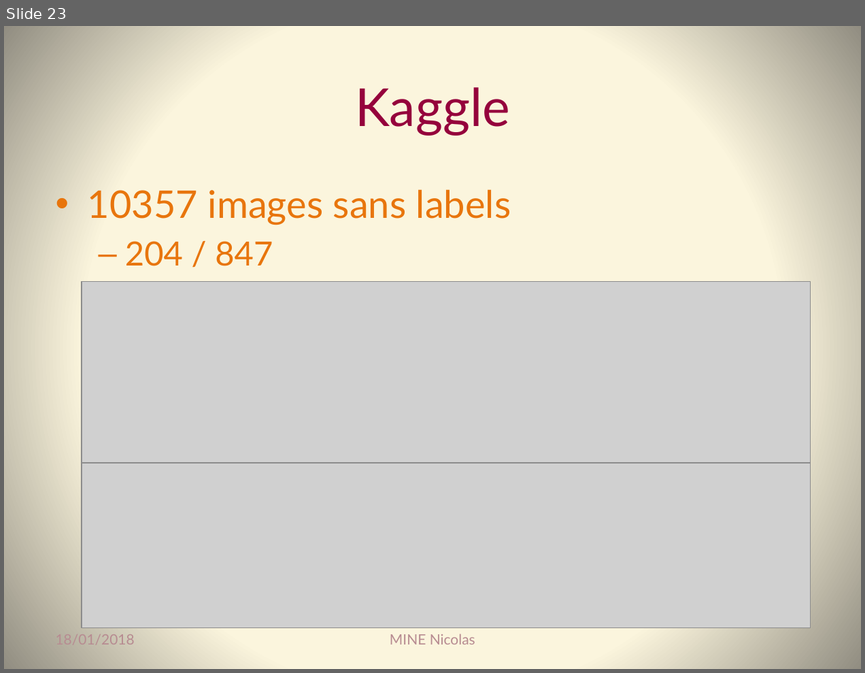
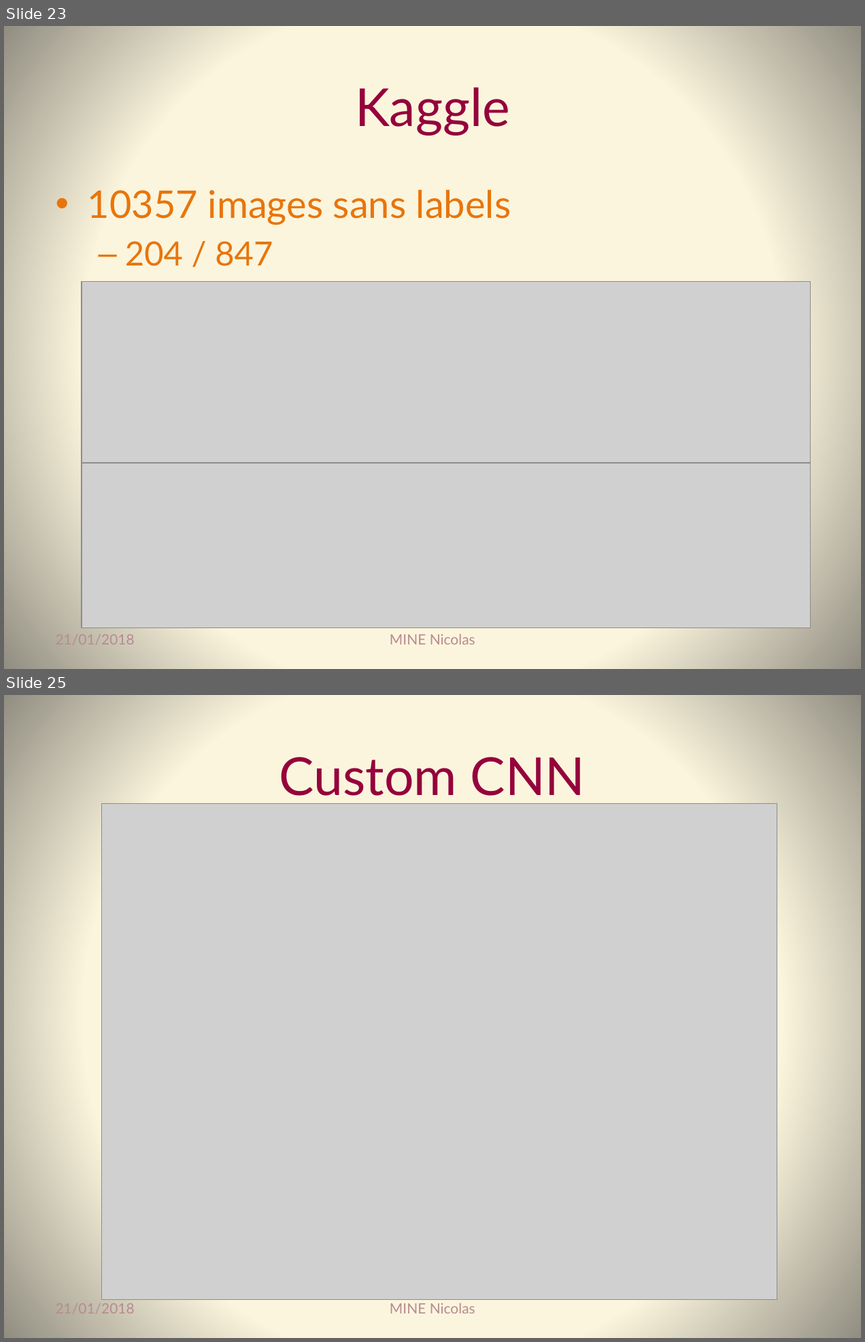
Before and after one commit to Coni63/OC_DS, a slide deck: P7/Presentation_p7.pptx. Shown one above the other, each under a label of ours: slide 23 before the commit, slides 23 and 25 after it; the slides between them are not shown. The pictures are 865x673 and 865x1342 pixels, drawn with LibreOffice and Linux fonts; fonts in the diff are those of the drawing; grey boxes stand for pictures. Boxes give left, top, right and bottom in pixels: in the first picture for what was removed or moved away, otherwise in the second. Text is boxed around its words. In the diff, an @@ line names an element or a change of style, - is before the commit and + after.

Commit message:
ajout du Custom_CNN et mise en place de la fiche de Synthèse

```diff
--- a/P7/Presentation_p7.pptx
+++ b/P7/Presentation_p7.pptx
@@ slide 25 added at box(4, 695, 861, 1338), background gradient #FCF7DD to #918E81 @@
@@ title added at box(279, 757, 585, 804), 44 pt, text #95023C @@
+Custom CNN
@@ picture added at box(102, 804, 777, 1299) @@
@@ text added at box(56, 1303, 135, 1313), 12 pt, text #B78C92 @@
+21/01/2018
@@ text added at box(390, 1302, 475, 1313), 12 pt, text #B78C92 @@
+MINE Nicolas
@@ slide 23 changed as well @@
@@ text at box(56, 634, 135, 644): text changed @@
-18/01/2018
+21/01/2018
```
Also in this commit, not shown: 31 other slides changed, 12 other files.
